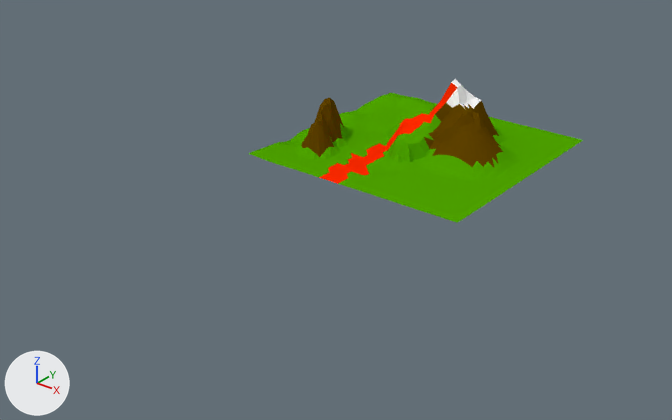
One commit to the Blender file The Floor is Lava/Assets/Assets/Level/level.blend: the scene before it, then after it.
The view is the same before and after, from a camera (50 mm lens) standing at (31.7, -48.5, 23.3) and looking at (-1.3, -7.1, -2.4). Every picture has the same lights, and +X, +Y and +Z are marked at lower left.

Objects in the first picture: 'Level'.
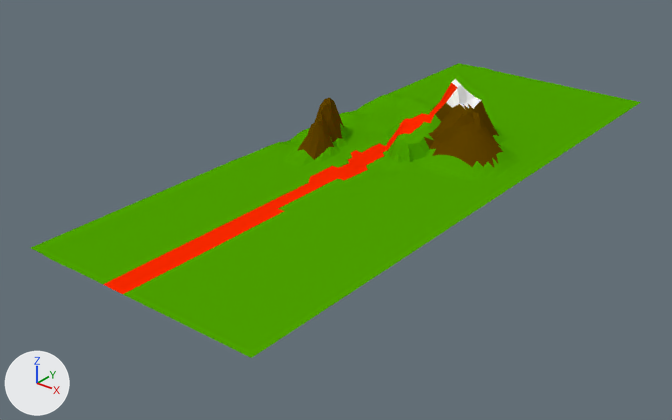
Commit message: Lengthen level model

Location of each change, (x1, y1, x2, y2) in pixels of the pictures (672 x 420 px; the box of a moved part takes in the faces that stretch with it):
'Level', reshaped (82% wider, 104% taller)
    before: (249, 79, 583, 223)
    after: (31, 63, 641, 358)
part 1 of me_plane, moved or reshaped
    before: (249, 142, 460, 223)
    after: (31, 142, 460, 358)
part 2 of me_plane, added (green)
    after: (391, 63, 641, 140)
part 3 of me_plane, recoloured
    both: (351, 150, 367, 157)
part 4 of me_plane, recoloured
    before: (332, 170, 369, 184)
    after: (310, 170, 367, 195)

What the commit changed:
me_plane is used by ob_level; location (0.0, 0.0, 0.0).
me_plane had 1089 vertices, 2048 faces and spanned x -8.0..8.0, y -8.0..8.0, z -0.4..4.3.
me_plane now has 1353 vertices, 2304 faces and spans x -8.0..8.0, y -24.6..17.9, z -0.4..4.3.
me_plane part 1: 198 vertices moved from x -8.0..8.0, y -8.0..-5.5, z -0.1..0.4 to x -8.0..8.0, y -10.2..-5.9, z -0.1..0.4; 132 vertices added at x -8.0..8.0, y -24.6..-11.3, z 0.0.
me_plane part 2: 132 vertices added at x -8.0..8.0, y 9.0..17.9, z 0.0..0.1.
me_plane part 3: 5 faces spanning x -3.0..-2.0, y -3.5..-2.5, z -0.1..0.0 switch from mat_grass (green #4fa500) to mat_lava (red #ff2a00).
me_plane part 4: 8 faces spanning x -1.0..0.0, y -10.2..-5.0, z -0.1..0.0 switch from mat_lava (red #ff2a00) to mat_grass (green #4fa500).
